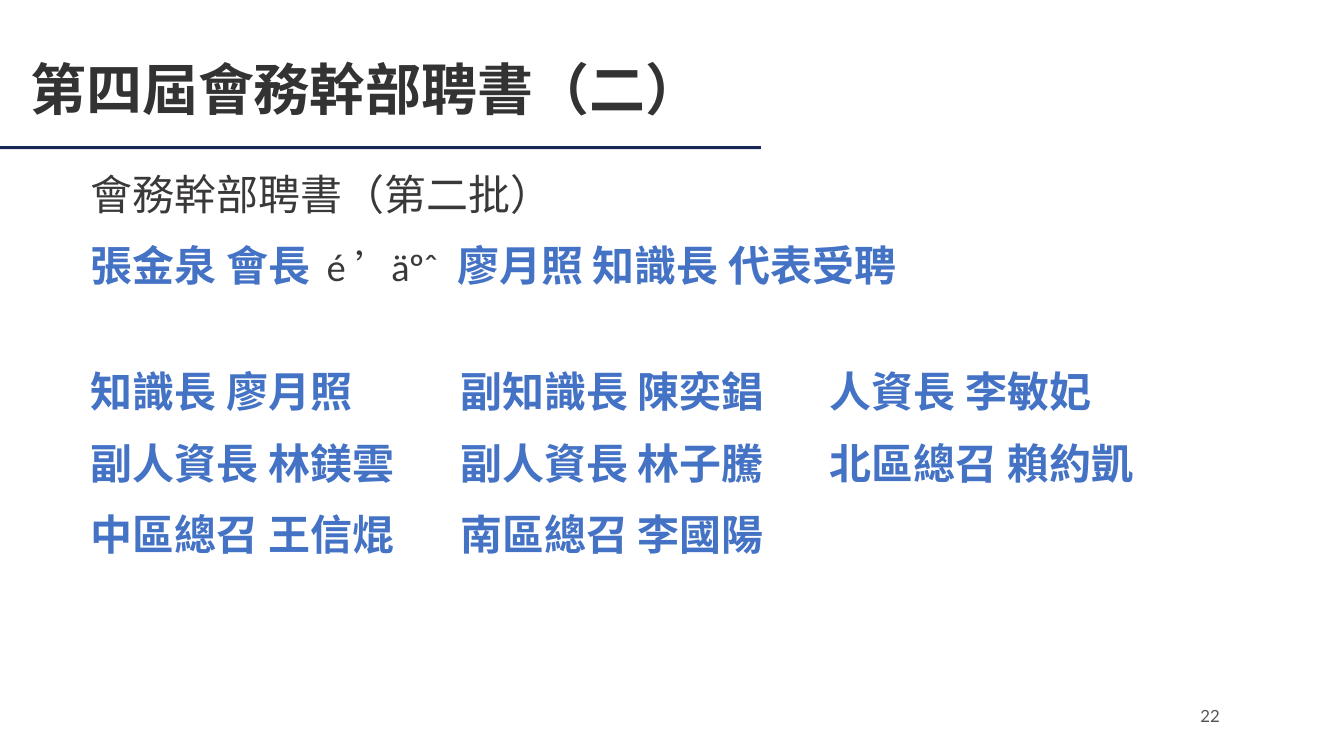
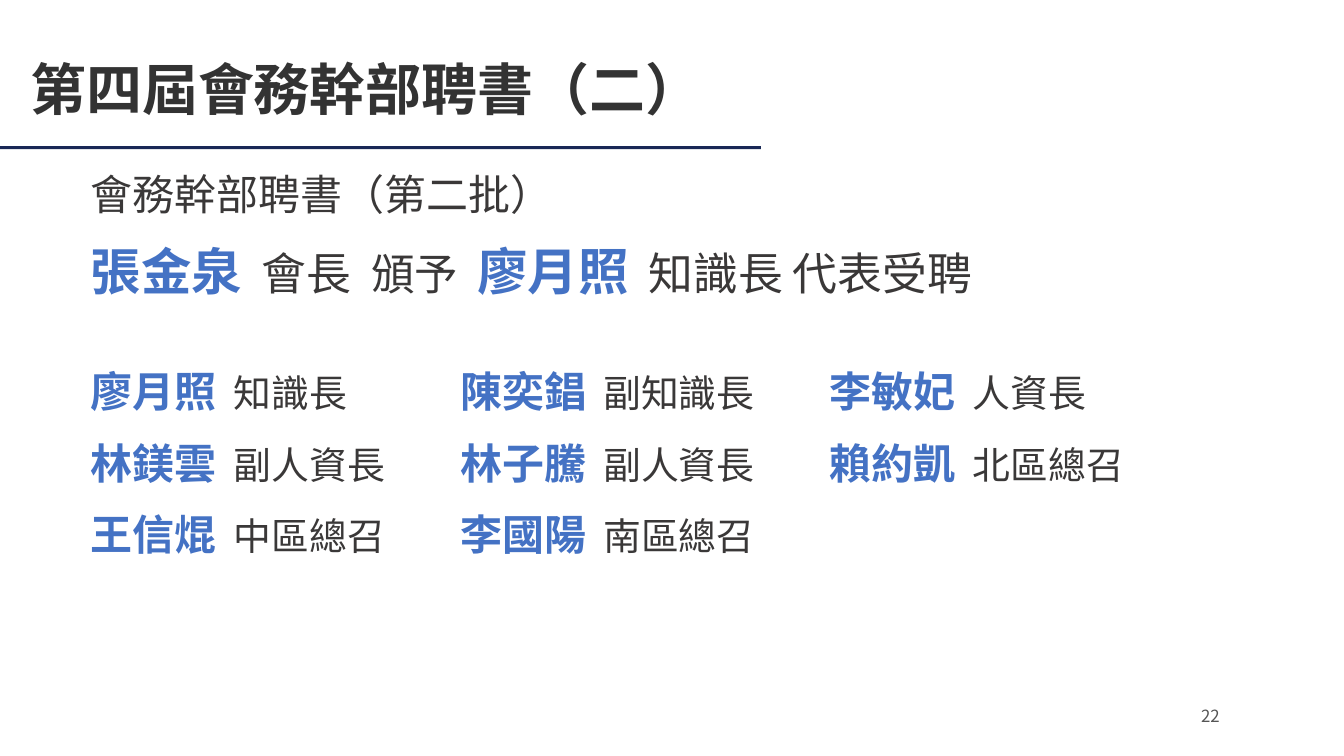
Before and after one commit to Ericliang680928/IAA, a slide deck: slide 22 of 20261204/agm/IAA會員大會簡報_20261204.pptx. Drawn at 1344x756 pixels with LibreOffice and Linux fonts; fonts in the diff are those of the drawing; background and template pictures are left out. Boxes give left, top, right and bottom in pixels: in the first picture for what was removed or moved away, otherwise in the second. Text is boxed around its words. In the diff, an @@ line names an element or a change of style, - is before the commit and + after.

```diff
--- a/20261204/agm/IAA會員大會簡報_20261204.pptx
+++ b/20261204/agm/IAA會員大會簡報_20261204.pptx
@@ text at (91,246,972,295): text changed; size 30 to 32 pt; font Lato to Noto Sans CJK SC; text colour #4472C4 to #3A3838; bold off @@
-張金泉 會長 é ’äºˆ 廖月照 知識長 代表受聘
+張金泉 會長 頒予 廖月照 知識長 代表受聘
@@ text at (91,371,347,411): text changed; font Lato to Noto Sans CJK SC @@
-知識長 廖月照
+廖月照 知識長
@@ text at (460,371,754,411): text changed; size 30 to 27 pt; font Lato to Noto Sans CJK SC; text colour #4472C4 to #3A3838; bold off @@
-副知識長 陳奕錩
+陳奕錩 副知識長
@@ text at (830,371,1086,411): text changed; font Lato to Noto Sans CJK SC @@
-人資長 李敏妃
+李敏妃 人資長
@@ text at (91,443,385,483): text changed; size 30 to 27 pt; font Lato to Noto Sans CJK SC; text colour #4472C4 to #3A3838; bold off @@
-副人資長 林鎂雲
+林鎂雲 副人資長
@@ text at (460,443,754,483): text changed; size 30 to 27 pt; font Lato to Noto Sans CJK SC; text colour #4472C4 to #3A3838; bold off @@
-副人資長 林子騰
+林子騰 副人資長
@@ text at (830,443,1124,483): text changed; size 30 to 27 pt; font Lato to Noto Sans CJK SC; text colour #4472C4 to #3A3838; bold off @@
-北區總召 賴約凱
+賴約凱 北區總召
@@ text at (91,514,385,554): text changed; size 30 to 27 pt; font Lato to Noto Sans CJK SC; text colour #4472C4 to #3A3838; bold off @@
-中區總召 王信焜
+王信焜 中區總召
@@ text at (460,514,754,554): text changed; size 30 to 27 pt; font Lato to Noto Sans CJK SC; text colour #4472C4 to #3A3838; bold off @@
-南區總召 李國陽
+李國陽 南區總召
@@ page number at (1201,709,1220,722): font Lato to Noto Sans CJK SC @@
```
Also in this commit, not shown: 36 other slides changed, 3 other files.
